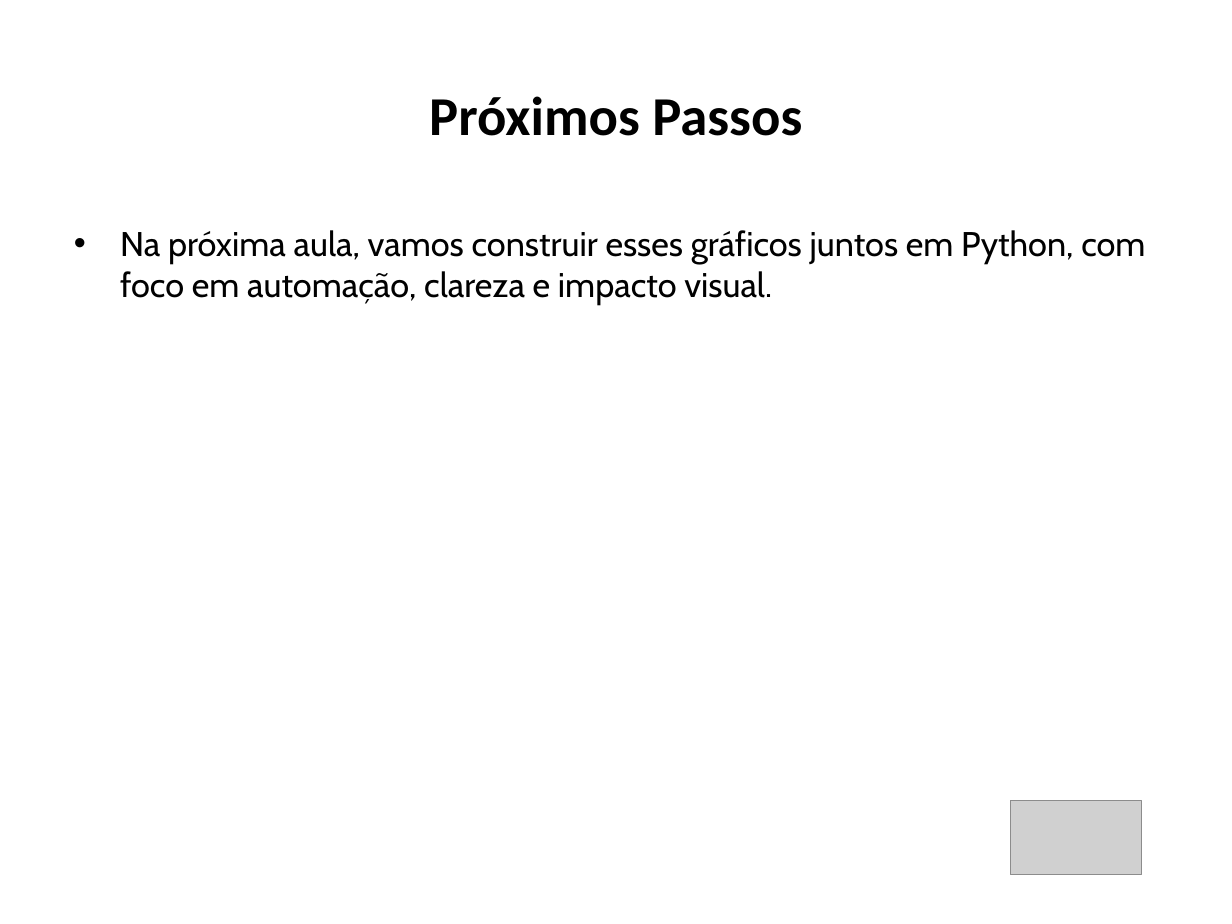
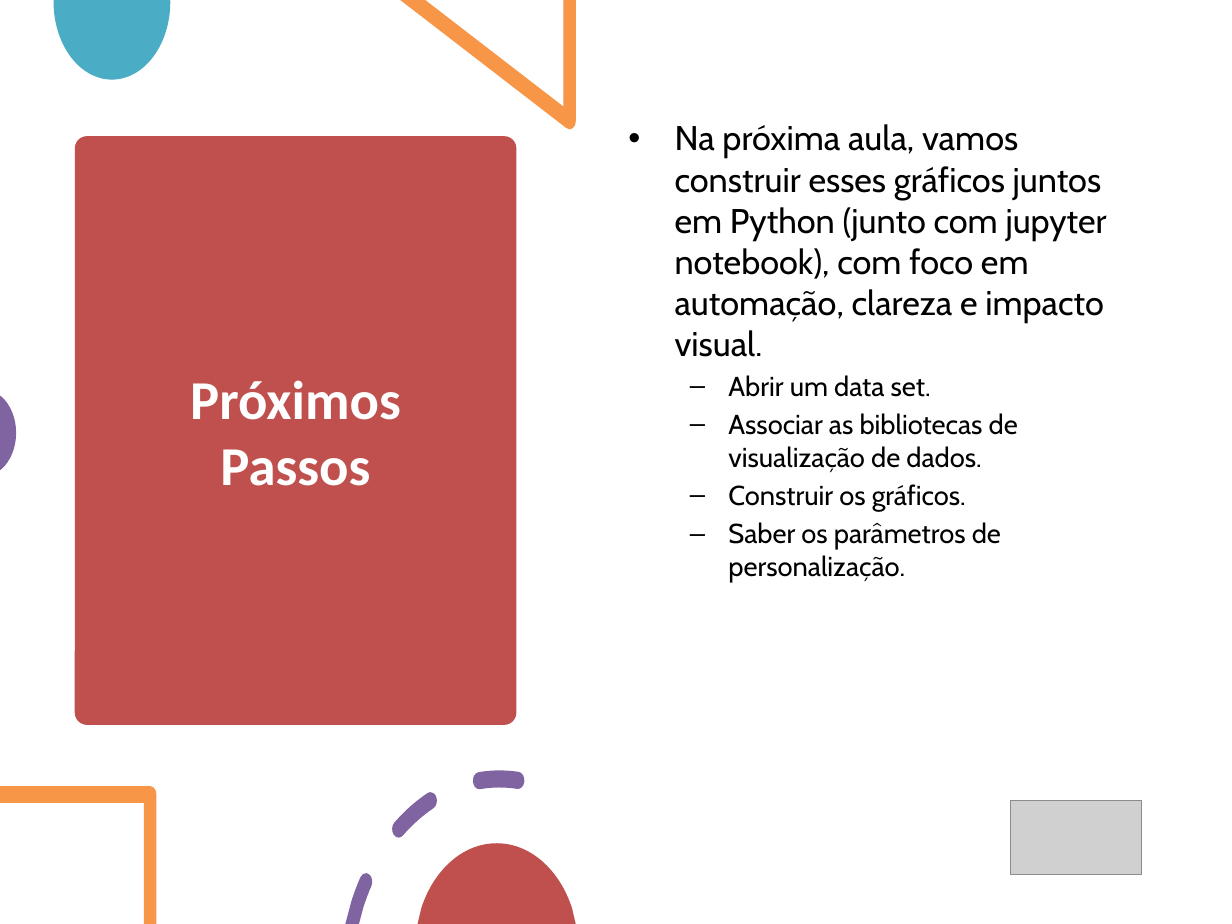
Before and after one commit to santoshenrique2021/cesar_vaga_professor, a slide deck: slide 11 of aula_visualizacao_aplicada_FINAL.pptx (slide 9 before the commit). Drawn at 1232x924 pixels with LibreOffice and Linux fonts; fonts in the diff are those of the drawing; grey boxes stand for pictures. Boxes give left, top, right and bottom in pixels: in the first picture for what was removed or moved away, otherwise in the second. Text is boxed around its words. In the diff, an @@ line names an element or a change of style, - is before the commit and + after.

Commit message:
Ajuste da apresentação
Adição de alguns pontos (slides e ideias) para melhor a aula.

```diff
--- a/aula_visualizacao_aplicada_FINAL.pptx
+++ b/aula_visualizacao_aplicada_FINAL.pptx
@@ freeform shape added at (54, 0, 171, 80), fill #4BACC6 @@
@@ freeform shape added at (400, 0, 577, 129), fill #F79646 @@
@@ rounded rectangle added at (75, 137, 516, 726), fill #C0504D @@
@@ text at (675, 124, 1107, 582): text changed @@
-• Na próxima aula, vamos construir esses gráficos juntos em Python, com foco em automação, clareza e impacto visual.
+• Na próxima aula, vamos construir esses gráficos juntos em Python (junto com jupyter notebook), com foco em automação, clareza e impacto visual.
+  – Abrir um data set.
+  – Associar as bibliotecas de visualização de dados.
+  – Construir os gráficos.
+  – Saber os parâmetros de personalização.
@@ title "Próximos Passos": place and size @@
-title "Próximos Passos" at (429, 96, 802, 136)
+title "Próximos Passos" at (190, 380, 401, 486)
@@ title "Próximos Passos" at (190, 380, 401, 486): text colour #000000 to #FFFFFF @@
@@ freeform shape added at (0, 395, 16, 469), fill #8064A2 @@
@@ freeform shape added at (345, 770, 524, 924), fill #8064A2 @@
@@ freeform shape added at (0, 786, 156, 924), fill #F79646 @@
@@ freeform shape added at (418, 843, 575, 924), fill #C0504D @@
```
Also in this commit, not shown: 7 other slides changed, 2 slides added, 1 other file.
